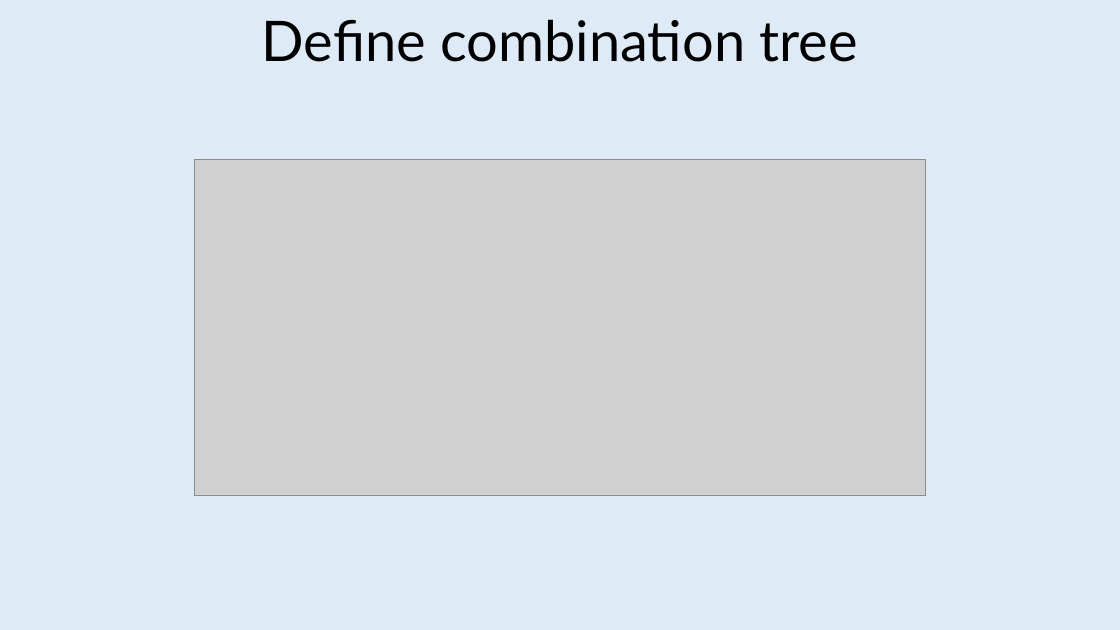
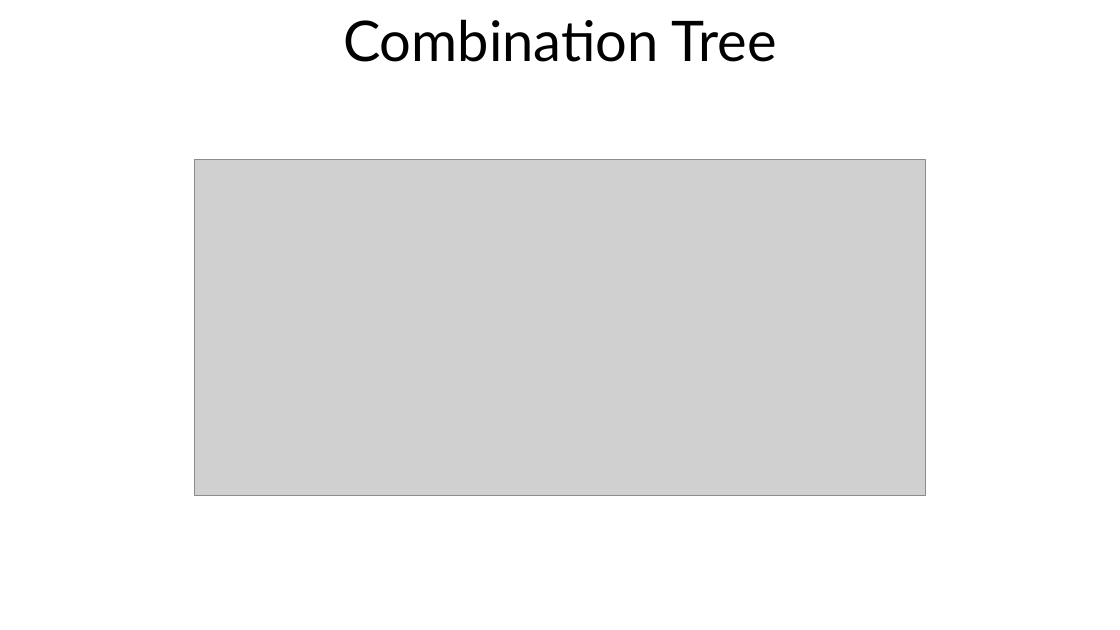
Before and after one commit to jeromerg/NCase, a slide deck: slide 24 of src/Documentation/Slides/Slides.pptx (slide 18 before the commit). Drawn at 1120x630 pixels with LibreOffice and Linux fonts; fonts in the diff are those of the drawing; grey boxes stand for pictures; background and template pictures are left out. Boxes give left, top, right and bottom in pixels: in the first picture for what was removed or moved away, otherwise in the second. Text is boxed around its words. In the diff, an @@ line names an element or a change of style, - is before the commit and + after.

```diff
--- a/src/Documentation/Slides/Slides.pptx
+++ b/src/Documentation/Slides/Slides.pptx
@@ background #DEEBF7 to picture (left out) @@
@@ text at [343,19,776,62]: text changed @@
-Define combination tree
+Combination Tree
```
Also in this commit, not shown: 11 other slides changed, 9 slides added, 2 slides removed.
